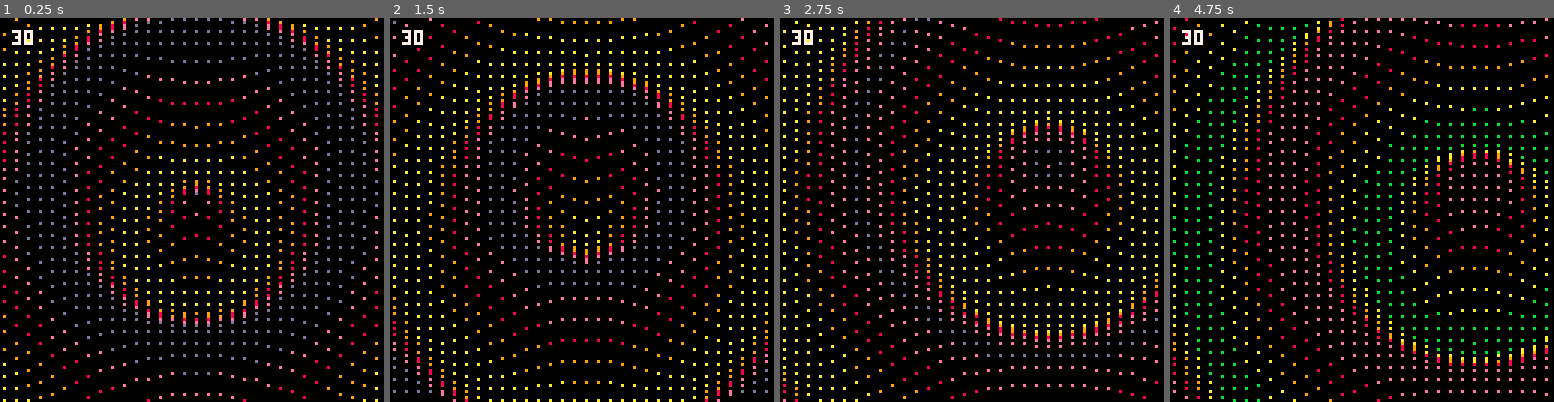
Above: before the commit, frames 1-4 (left to right).
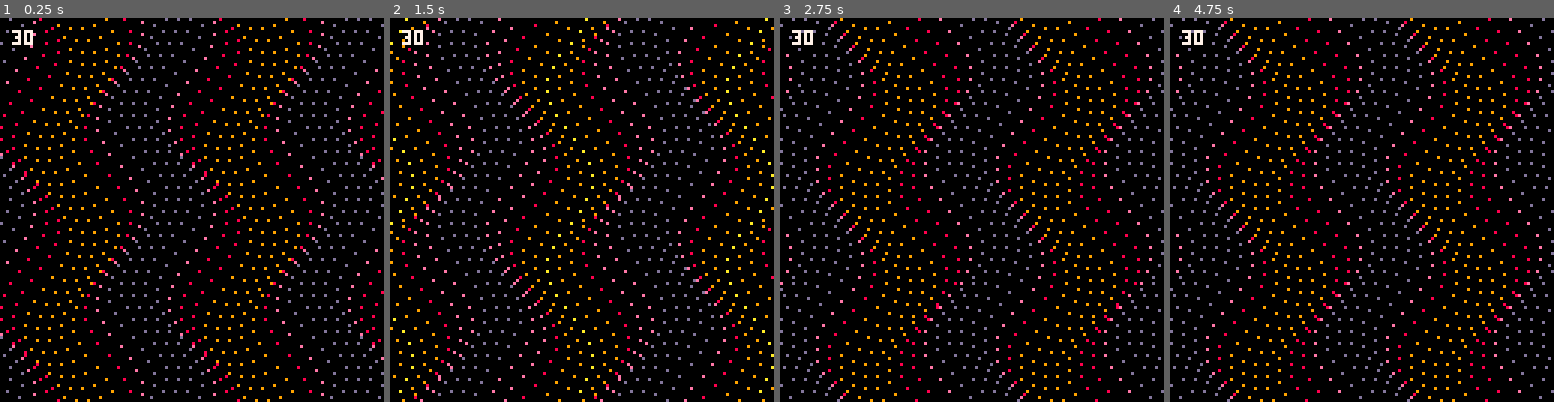
Above: after the commit, the same moments.

Repository: lofi-marz/pico-8
Game: PICO-8 cartridge carts/projects/wavey.p8
Same seed, same stepped clock (60 frames per second), same inputs: the game is played once before the commit and once after it.
Inputs:
- Up to frame 1 (0.25 s): no input
- Up to frame 2 (1.5 s): no input
- Up to frame 3 (2.75 s): hold Right 1.6-2.1 s; hold Up 2.15-2.42 s; hold Right from 2.47 s (still down)
- Up to frame 4 (4.75 s): release Right at 3.03 s; hold Left 3.08-3.58 s; hold Down 3.63-3.97 s; hold Right 4.02-4.68 s; hold Up from 4.73 s (still down)

The runs differ from the first frame. In frame 1, 12% of the frame differs, in the area x 0-100%, y 0-100%; in frame 2, 12%; in frame 3, 12%; in frame 4, 12%.

Commit message:
lerp.pe plus collision for platformer

Diff:
--- a/carts/demos/drippy.p8
+++ b/carts/demos/drippy.p8
@@ -1,5 +1,5 @@
 pico-8 cartridge // http://www.pico-8.com
-version 19
+version 27
 __lua__
 -- drippy
 -- by zep
@@ -17,6 +17,8 @@
 	if (btn(1)) then x=x+1 end
 	if (btn(2)) then y=y-1 end
 	if (btn(3)) then y=y+1 end
+	x %= 128
+	y %= 128
 
 	c=c+1/8
 	if (c >= 16) then c = 8 end
@@ -32,7 +34,7 @@
 
 	--drip down if it is colourful
 	if (col > 1) then
-		pset(x2,y2+1,col)
+		pset(x2,y2*2,col)
 	end
 	end
 
--- /dev/null
+++ b/carts/projects/gpio.p8
@@ -0,0 +1,183 @@
+pico-8 cartridge // http://www.pico-8.com
+version 27
+__lua__
+gpio_start = 0x5f80
+gpio_end = 0x5fff
+
+offset = gpio_start
+--chars = ' !"#%\'()*+,-./0123456789:;<=>?abcdefghijklmnopqrstuvwxyz[]^_{~}'
+chars = 'abcdefghijklmnopqrstuvwxyz'
+charnums = {}
+function _init()
+	for i=1,#chars do
+  		charnums[sub(chars, i, i)] = i
+	end
+
+end
+
+function _update()
+	if (btnp(2)) offset -= 1
+	if (btnp(3)) offset += 1
+end
+
+
+
+function _draw()
+	cls()
+	str = ""
+	for byte = 0, 3 do
+
+		current_byte = offset + byte
+		print(current_byte..":"..@current_byte, 4, 4+byte*6)
+		str = str..asciitochar(@current_byte)
+	end
+	print("string: "..str, 4, 4+4*6)
+end
+
+function numtochar(v)
+  return sub(chars, v, v)
+end
+
+function chartonum(c)
+  return charnums[c] or 0
+end
+
+function asciitochar(v)
+	return numtochar(v-64)
+end
+…(136 lines of a section not shown)…
--- /dev/null
+++ b/carts/projects/lerp.p8
@@ -0,0 +1,70 @@
+pico-8 cartridge // http://www.pico-8.com
+version 27
+__lua__
+
+cx = 64
+cy = 64
+minx = 16
+maxx = 128-16
+period = 2
+t = 0.5
+
+pixels = {}
+
+function _update60()
+	if (btn(1)) t += 0.05
+	if (btn(0)) t -= 0.05
+	t = timer()
+end
+
+function _draw()
+	cls()
+	cx = lerp(minx, maxx, ease(t))
+	--cy = 64-8*sin	(t/period)
+	line(minx, 64, maxx, 64, 7)
+	circfill(cx,cy,8,8)
+	print(time(), 5,5)
+	print(t, 5, 12)
+	print(ease(t), 5, 19)
+end
+
+function lerp(a, b, t)
+   return a*(1-t) + b*t
+end
+
+function timerreset()
+	return time()/period%1
+end
+
+function pingpongtimer()
+	return 1 - abs(time()/period % 2 - 1)
+end
+
+function easein(t)
+	return t^2
+end
+
+function easeout(t)
+	return 1-(1-t)*(1-t)
+end
+
+function easeinout(t)
+	return lerp(easein(t), easeout(t), t)
+end
+
+function easesine(t)
+	--return (1-cos(t))/2
+	return -sin(t/2) --Remember pico8 sin is flipped
+	--return (1-cos(0.5*t))/2
+end
+
+ease = easeinout
+timer = pingpongtimer
+
+__gfx__
+00000000000000000000000000000000000000000000000000000000000000000000000000000000000000000000000000000000000000000000000000000000
+00000000000000000000000000000000000000000000000000000000000000000000000000000000000000000000000000000000000000000000000000000000
+00700700000000000000000000000000000000000000000000000000000000000000000000000000000000000000000000000000000000000000000000000000
+00077000000000000000000000000000000000000000000000000000000000000000000000000000000000000000000000000000000000000000000000000000
+00077000000000000000000000000000000000000000000000000000000000000000000000000000000000000000000000000000000000000000000000000000
+00700700000000000000000000000000000000000000000000000000000000000000000000000000000000000000000000000000000000000000000000000000
--- /dev/null
+++ b/carts/projects/merging.p8
@@ -0,0 +1,28 @@
+pico-8 cartridge // http://www.pico-8.com
+version 27
+__lua__
+
+cols = {1,12}
+i = 2
+
+function _update60()
+	if (btnp(0)) cols[1] -= 1
+	if (btnp(1)) cols[1] += 1
+	if (btnp(2)) cols[2] += 1
+	if (btnp(3)) cols[2] -= 1
+end
+
+function _draw()
+	cls()
+	rectfill(64, 64, 32, 32, cols[i+1])
+	i+= 1
+	i %= #cols
+	print(cols[1].." "..cols[2], 0, 0)
+end
+__gfx__
+00000000000000000000000000000000000000000000000000000000000000000000000000000000000000000000000000000000000000000000000000000000
+00000000000000000000000000000000000000000000000000000000000000000000000000000000000000000000000000000000000000000000000000000000
+00700700000000000000000000000000000000000000000000000000000000000000000000000000000000000000000000000000000000000000000000000000
+00077000000000000000000000000000000000000000000000000000000000000000000000000000000000000000000000000000000000000000000000000000
+00077000000000000000000000000000000000000000000000000000000000000000000000000000000000000000000000000000000000000000000000000000
+00700700000000000000000000000000000000000000000000000000000000000000000000000000000000000000000000000000000000000000000000000000
--- a/carts/projects/platformer.p8
+++ b/carts/projects/platformer.p8
@@ -155,8 +154,8 @@
 	a.gravity = 10
 	a.drag = 0.75
 	a.jump_velocity = 5
-	a.jump_length = 10
-	a.jump_left = 0
+	a.jump_frames = 5
+	a.jump_frames_left = 0
 	a.is_jumping = false
 	a.is_running = false
 	a.facing_right = true
@@ -168,10 +167,11 @@
 	return a
 end
 
-function move_player(self, ddx)
+function move_player(self, ddx) --Accelerate the player
 	if (not ddx) return
 	self.is_running = true
-	if (sgn(ddx) != sgn(self.dx)) self.dx = 0
+	self.facing_right = ddx >= 0
+	if (sgn(ddx) != sgn(self.dx)) self.dx = 0 --If they're changing direction, get rid of their opposing acceleration
 	self.dx += ddx
 
 	--self.dy = ((ddy or 0) * self.dy) + self.gravity
@@ -179,32 +179,35 @@
 end
 
 function update_pos(self)
-
 	self.dy += gravity
 	if (not self.is_running) self.dx *= self.drag
 
-	if (self.is_jumping) then
-		self.dy = -self.jump_velocity*(self.jump_left/self.jump_length)
-		self.jump_left -= 1
+	if (self.is_jumping and self.jump_frames_left > 0) then
+		self.dy = -self.jump_velocity
+		self.jump_frames_left -= 1
 	elseif (self:is_grounded()) then
-		self.jump_left = self.jump_length
-	end
-
-	local bottom = self.y
-	local gap = 0
-	if (self.dy > 0) then
-		for y = 0, self.dy do
-			if (not is_solid(self.x, bottom + y, self.width, self.height)) then
-				self.dy = y
-			end
-		end
-	end
+		self.jump_frames_left = self.jump_frames
+	end
+
+	for newdy = 0, self.dy, sgn(self.dy) do --Map collision
+		if (not is_solid(self.x, self.y + newdy, self.width, self.height)) then
+			self.dy = newdy
+		end
+	end
+
+	for newdx = 0, self.dx, sgn(self.dx) do
+		if (not is_solid(self.x + newdx, self.y + self.dy, self.width, self.height)) then
+			self.dx = newdx
+		end
+	end
+
+
 
 	self.dx = mid(-self.max_dx, self.dx, self.max_dx)
-	self.debug_text = self.dx
+
 	self.x += self.dx;
 	self.y += self.dy;
-	self.facing_right = (self.dx >= 0)
+	self.debug_text = self.jump_frames_left
 	if (self.x > 128) self.x = 0
 	if (self.x < 0) self.x = 120
 
@@ -223,7 +226,9 @@
 	if btn(0) then player:move(-1)end
 	if btn(1) then player:move(1) end
 	player.is_running = btn(0) or btn(1)
+
 	player.is_jumping = btn(2)
+	if (not player.is_jumping) player.jump_frames_left = 0
 	player:update()
 	for a in all(actors) do
 		a:move()
@@ -280,12 +285,12 @@
 000000000bbbbbb0bbbbbbb00bbb3bb008eeee800000000000000000000000000000000000000000000000000000000000000000000000000000000000000000
 000000000b0000b000000b00bbbbbbbb088008800000000000000000000000000000000000000000000000000000000000000000000000000000000000000000
 cccccccccccccccccccccccc00000056000000000088880000000000000000000000000000000000000000000000000000000000000000000000000000000000
-cccccccccccccccccccaaccc00000567000442000888888000000000000000000000000000000000000000000000000000000000000000000000000000000000
-cccccccccc777cccccaa7acc000056700041410028888e8800000000000000000000000000000000000000000000000000000000000000000000000000000000
-ccccccccc77777ccccaaaacc0a056700004442002888888800000000000000000000000000000000000000000000000000000000000000000000000000000000
-ccccccccc677777cccaaaacc0aa67000066655502888888800000000000000000000000000000000000000000000000000000000000000000000000000000000
-cccccccccc6667ccccaaaacc00490000046655406677777700000000000000000000000000000000000000000000000000000000000000000000000000000000
-cccccccccccccccccccaaccc04099000006655000667777000000000000000000000000000000000000000000000000000000000000000000000000000000000
+cccccccccccccccccccccccc00000567000442000888888000000000000000000000000000000000000000000000000000000000000000000000000000000000
+cccccccccc777ccccc777ccc000056700041410028888e8800000000000000000000000000000000000000000000000000000000000000000000000000000000
+ccccccccc77777ccc77777770a056700004442002888888800000000000000000000000000000000000000000000000000000000000000000000000000000000
+ccccccccc677777cc66777770aa67000066655502888888800000000000000000000000000000000000000000000000000000000000000000000000000000000
+cccccccccc6667ccccc6667c00490000046655406677777700000000000000000000000000000000000000000000000000000000000000000000000000000000
+cccccccccccccccccccccccc04099000006655000667777000000000000000000000000000000000000000000000000000000000000000000000000000000000
 cccccccccccccccccccccccc40000000004004000066660000000000000000000000000000000000000000000000000000000000000000000000000000000000
 88882888000000000000000000000000000000000000000000000000000000000000000000000000000000000000000000000000000000000000000000000000
 88882888000000000000000000000000000000000000000000000000000000000000000000000000000000000000000000000000000000000000000000000000
@@ -296,12 +301,12 @@
 88288888000000000000000000000000000000000000000000000000000000000000000000000000000000000000000000000000000000000000000000000000
 22222222000000000000000000000000000000000000000000000000000000000000000000000000000000000000000000000000000000000000000000000000
 00000000000000000000000000000000000000000000000000000000000000000000000000000000000000000000000000000000000000000000000000000000
-0009aa00000000000000000000000000000000000000000000000000000000000000000000000000000000000000000000000000000000000000000000000000
-009aaaa0000000000000000000000000000000000000000000000000000000000000000000000000000000000000000000000000000000000000000000000000
-009aaaa0000000000000000000000000000000000000000000000000000000000000000000000000000000000000000000000000000000000000000000000000
-009aaaa0000000000000000000000000000000000000000000000000000000000000000000000000000000000000000000000000000000000000000000000000
-009aaaa0000000000000000000000000000000000000000000000000000000000000000000000000000000000000000000000000000000000000000000000000
-0009aa00000000000000000000000000000000000000000000000000000000000000000000000000000000000000000000000000000000000000000000000000
+0009aa000003bb000000000000000000000000000000000000000000000000000000000000000000000000000000000000000000000000000000000000000000
+009aaaa0003bbbb00000000000000000000000000000000000000000000000000000000000000000000000000000000000000000000000000000000000000000
+009aaaa0003bbbb00000000000000000000000000000000000000000000000000000000000000000000000000000000000000000000000000000000000000000
+009aaaa0003bbbb00000000000000000000000000000000000000000000000000000000000000000000000000000000000000000000000000000000000000000
+009aaaa0003bbbb00000000000000000000000000000000000000000000000000000000000000000000000000000000000000000000000000000000000000000
+0009aa000003bb000000000000000000000000000000000000000000000000000000000000000000000000000000000000000000000000000000000000000000
 __gff__
 0000000000000000000000000000000000000000000000000000000000000000010100000000000000000000000000000000000000000000000000000000000000000000000000000000000000000000000000000000000000000000000000000000000000000000000000000000000000000000000000000000000000000000
 0000000000000000000000000000000000000000000000000000000000000000000000000000000000000000000000000000000000000000000000000000000000000000000000000000000000000000000000000000000000000000000000000000000000000000000000000000000000000000000000000000000000000000
--- a/carts/projects/wavey.p8
+++ b/carts/projects/wavey.p8
@@ -16,17 +17,17 @@
 end
 function _draw()
 	cls()
-	usedDict = false
-	for y = -16, 144, 4 do
+	waveys.idkyet()
+
+	t += 1
+	print(stat(7), 4, 4, 7)
+end
+
+function upndown()
+		for y = -16, 144, 4 do
 		for x = -16, 144, 4  do
 			ab = (centerx-x)^2+(centery-y)^2
-			if (distances[ab] == nil) then
-				distances[ab] = sqrt(ab)
-				dist = sqrt(ab)
-			else
-				dist = distances[ab]
-
-			end
+			dist = sqrt(ab)
 			fy = (t-dist) --The further from the centre, the further shifted
 			fx = t-dist
 			--[[if (periods[fy/period] == nil) then
@@ -39,17 +40,44 @@
 			end]]--
 			 --pico-8 does angles as fractions of a turn 0-1
 			yoffset = (sin((fy/period)))*8
-			xoffset = 1+0*(cos((fx/period)))*8
+			xoffset = 0*(cos((fx/period)))*8
 			colour = (t/120+(xoffset+yoffset)/4)%7+8 --Cycle through the rainbow depending on where you are in the cycle, and shift the colour for each point along occasionally
 			pset(x+xoffset,y+yoffset, colour)
-
-
 		end
 	end
-
-	t += 1
-	print(stat(7), 4, 4, 7)
-end
+end
+
+function swirly()
+	for y = -16, 144, 4 do
+		for x = -16, 144, 4  do
+			ab = (centerx-x)^2+(centery-y)^2
+			dist = sqrt(ab)
+			fy = (t-dist) --The further from the centre, the further shifted
+			fx = t-dist
+			yoffset = (sin((fy/period)))*8
+			xoffset = (cos((fx/period)))*8
+			colour = (t/120+(xoffset+yoffset)/4)%7+8 --Cycle through the rainbow depending on where you are in the cycle, and shift the colour for each point along occasionally
+			pset(x+xoffset,y+yoffset, colour)
+		end
+	end
+end
+
+function idkyet()
+	for y = -16, 144, 4 do
+		for x = -16, 144, 4  do
+			--ab = (centerx-x)^2+(centery-y)^2
+			--dist = sqrt(ab)
+			fy = t-x --The further from the centre, the further shifted
+			fx = t-y
+			yoffset = (sin((fy/period)))*8
+			xoffset = (cos((fx/period)))*8
+			colour = ((yoffset)/4)%7+8 --Cycle through the rainbow depending on where you are in the cycle, and shift the colour for each point along occasionally
+			pset(x+xoffset,y+yoffset, colour)
+		end
+	end
+end
+
+waveys = {upndown = upndown, swirly = swirly, idkyet = idkyet}
 
 function print_table(table)
 	print("Printing table")
Not shown, changed: 136 lines of the sprite sheet (__gfx__) section of carts/projects/gpio.p8
Not shown, changed: the thumbnail (__label__) section of carts/projects/gpio.p8
Not shown, changed: carts/projects/log.txt.p8l
Not shown, added: cdata/bridgs_8legstolove_1.p8d.txt
Not shown, added: cdata/codekitchen_circuits_v1.p8d.txt
Not shown, added: cdata/mbh_flyingdisc.p8d.txt
Not shown, added: cdata/mot_ramps.p8d.txt
Not shown, added: cdata/picohot_v2.p8d.txt
Not shown, added: cdata/porklike.p8d.txt
Not shown, added: cdata/tesselode_netty.p8d.txt
